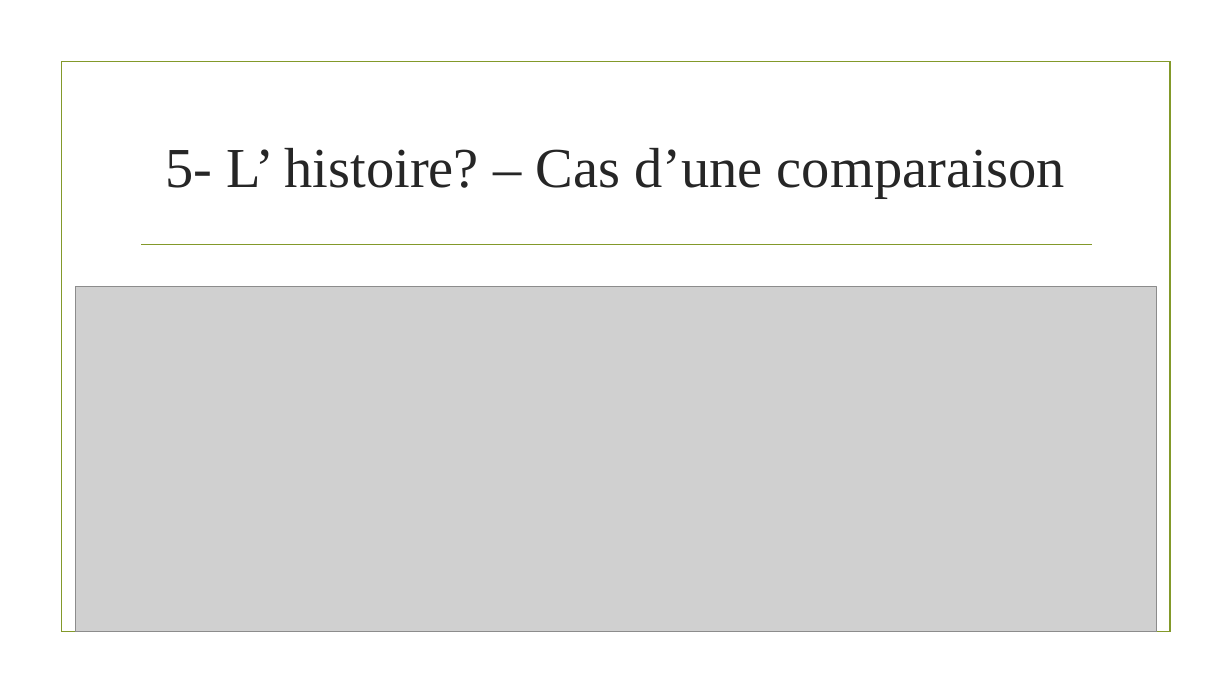
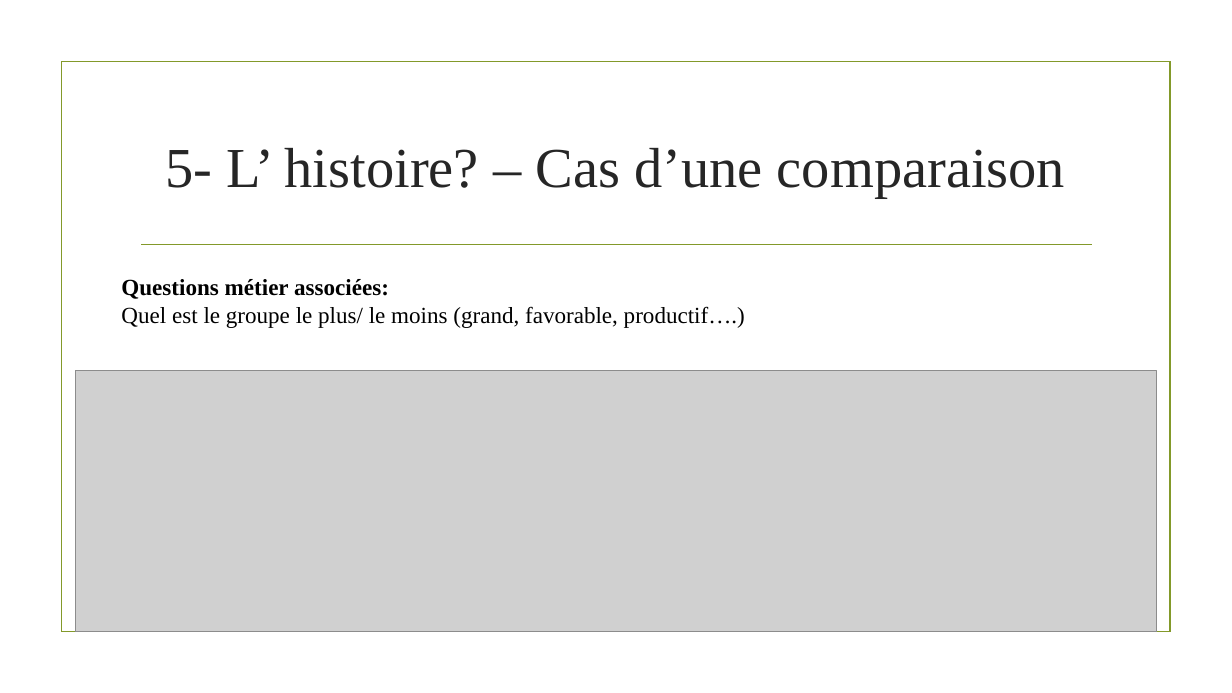
Before and after one commit to ML-for-B-E/Statistique-graphique, a slide deck: slide 11 of Statistique graphique.pptx. Drawn at 1232x693 pixels with LibreOffice and Linux fonts; fonts in the diff are those of the drawing; grey boxes stand for pictures; background and template pictures are left out. Boxes give left, top, right and bottom in pixels: in the first picture for what was removed or moved away, otherwise in the second. Text is boxed around its words. In the diff, an @@ line names an element or a change of style, - is before the commit and + after.

```diff
--- a/Statistique graphique.pptx
+++ b/Statistique graphique.pptx
@@ text added at (121,279,745,328), 18 pt, text #000000 @@
+Questions métier associées:
+Quel est le groupe le plus/ le moins (grand, favorable, productif….)
@@ picture: place and size @@
-picture at (76,287,1157,631)
+picture at (76,371,1157,631)
```
Also in this commit, not shown: 11 other slides changed, 2 slides added, 1 slide removed.
